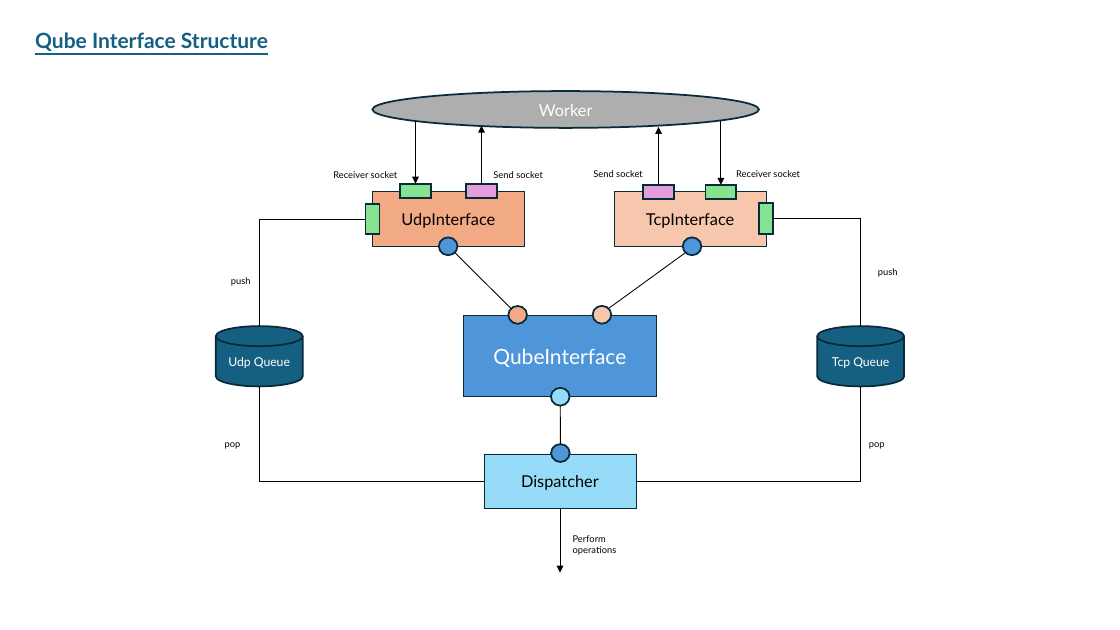
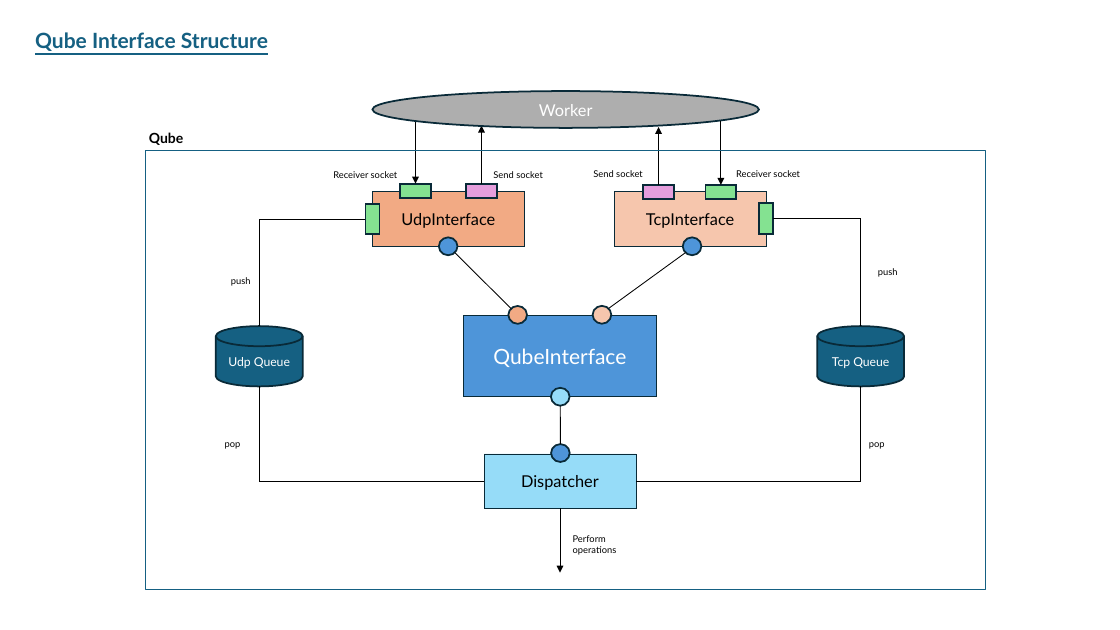
Before and after one commit to lmriccardo/disqube, a slide deck: slide 1 of doc/diagrams.pptx. Drawn at 1120x630 pixels with LibreOffice and Linux fonts; fonts in the diff are those of the drawing. Boxes give left, top, right and bottom in pixels: in the first picture for what was removed or moved away, otherwise in the second. Text is boxed around its words. In the diff, an @@ line names an element or a change of style, - is before the commit and + after.

Commit message:
feat: :construction: Adding code to the Qube Interface and Qube class
Adding new code for the init and the discover state. Added another way for handling diagnostic check error results

```diff
--- a/doc/diagrams.pptx
+++ b/doc/diagrams.pptx
@@ text added at (149, 132, 183, 145), 12 pt, text #000000, bold @@
+Qube
@@ rectangle added at (145, 150, 986, 590), outline #156082 0.75 pt @@
```
Also in this commit, not shown: 1 other slide changed, 1 slide added, 11 other files.
